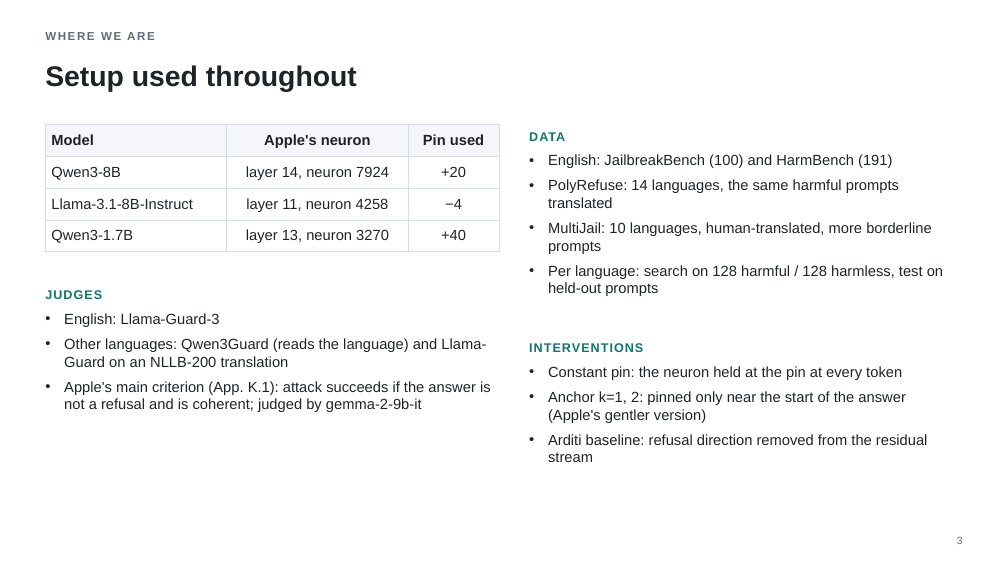
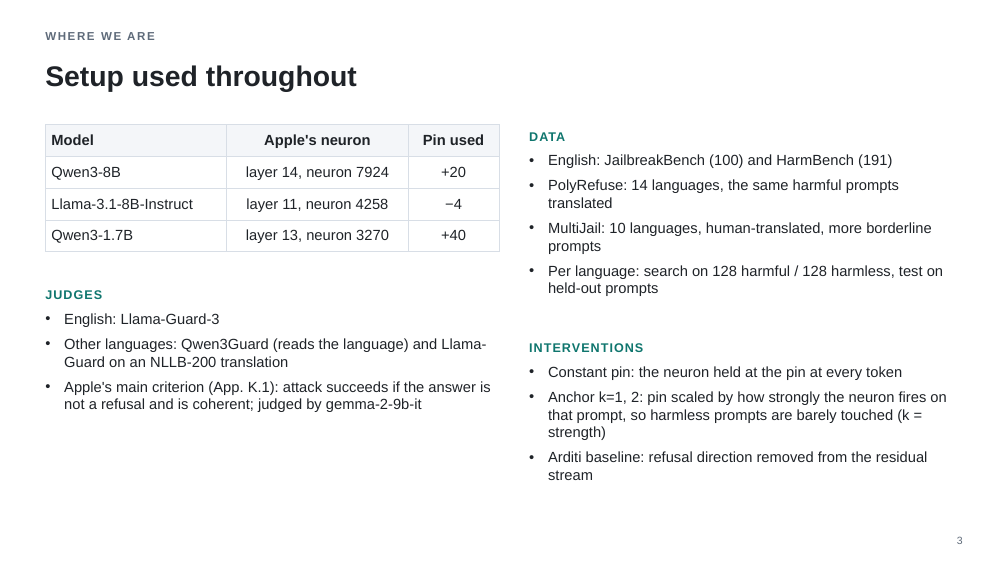
Before and after one commit to fjoad/refusal-neurons, a slide deck: slide 3 of slides/refusal_neurons_2026-11-05.pptx. Drawn at 1008x567 pixels with LibreOffice and Linux fonts; fonts in the diff are those of the drawing. Boxes give left, top, right and bottom in pixels: in the first picture for what was removed or moved away, otherwise in the second. Text is boxed around its words. In the diff, an @@ line names an element or a change of style, - is before the commit and + after.

```diff
--- a/slides/refusal_neurons_2026-11-05.pptx
+++ b/slides/refusal_neurons_2026-11-05.pptx
@@ text at bbox=[548, 391, 946, 440]: text changed @@
-• Anchor k=1, 2: pinned only near the start of the answer (Apple's gentler version)
+• Anchor k=1, 2: pin scaled by how strongly the neuron fires on that prompt, so harmless prompts are barely touched (k = strength)
```
Also in this commit, not shown: 2 other files.
